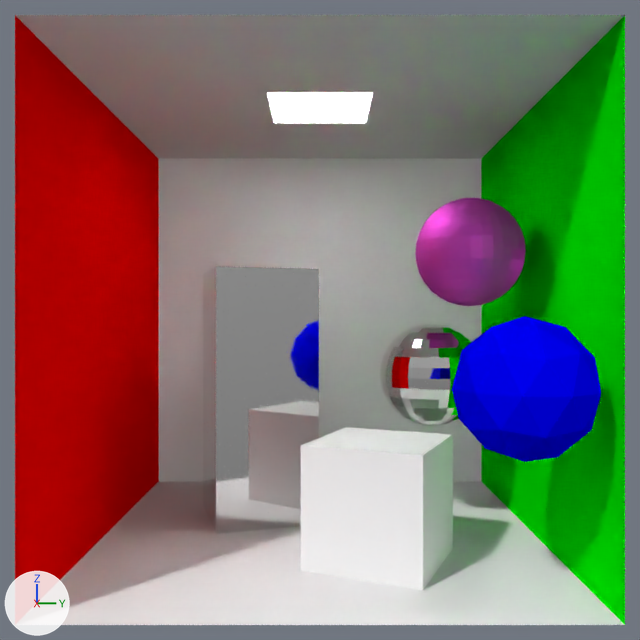
Two versions of the Blender file blender/resources/my_cornell_7/blender/my_cornell_7.blend, one commit apart.
Camera for both pictures: the file's camera 'Camera'. Lighting does not change. The marker at lower left points along +X, +Y and +Z.

In view in the first picture: 'BackWall', 'Ceiling', 'Cube', 'Floor', 'Icosphere', 'LeftWall', 'Light', 'Prism', 'RightWall', 'Sphere', 'Sphere.001'.
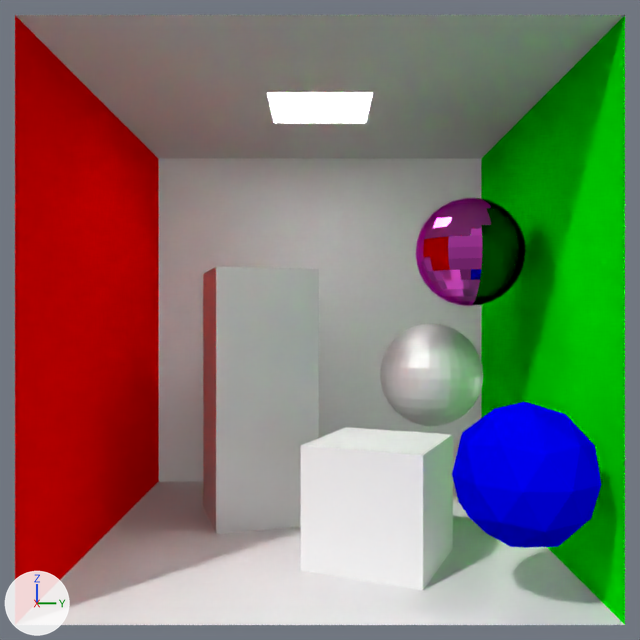
The change, as a diff of the scene's bpy script:
```diff
--- a/blender/resources/my_cornell_7/blender/my_cornell_7.blend.py
+++ b/blender/resources/my_cornell_7/blender/my_cornell_7.blend.py
@@ mat_pink @@
 mat_pink.base_color = (0.799, 0.0844, 0.694)  # pink #e752d9
-mat_pink.metallic = 0.5
-mat_pink.roughness = 0.534
+mat_pink.metallic = 1.0
+mat_pink.roughness = 0.0
 mat_pink.specular_ior_level = 0.0
@@ mat_whitemetallic @@
 mat_whitemetallic.base_color = (0.8, 0.8, 0.8)  # white #e7e7e7
-mat_whitemetallic.metallic = 1.0
-mat_whitemetallic.roughness = 0.05
+mat_whitemetallic.metallic = 0.5
 mat_whitemetallic.specular_ior_level = 0.0
@@ ob_icosphere @@
 ob_icosphere = bpy.data.objects.new('Icosphere', me_icosphere)
-ob_icosphere.location = (3.58, 2.81, 3.05)
+ob_icosphere.location = (3.58, 2.81, 1.88)
```

Boxes (x1, y1, x2, y2) around the edits, measured in the pictures (640 x 640 px):
'Prism', surface changed
    both: (203, 267, 319, 534)
'Icosphere', moved
    before: (452, 316, 601, 462)
    after: (452, 402, 601, 547)
'Sphere', surface changed
    both: (415, 198, 526, 306)
'Sphere.001', surface changed
    both: (381, 324, 483, 426)
